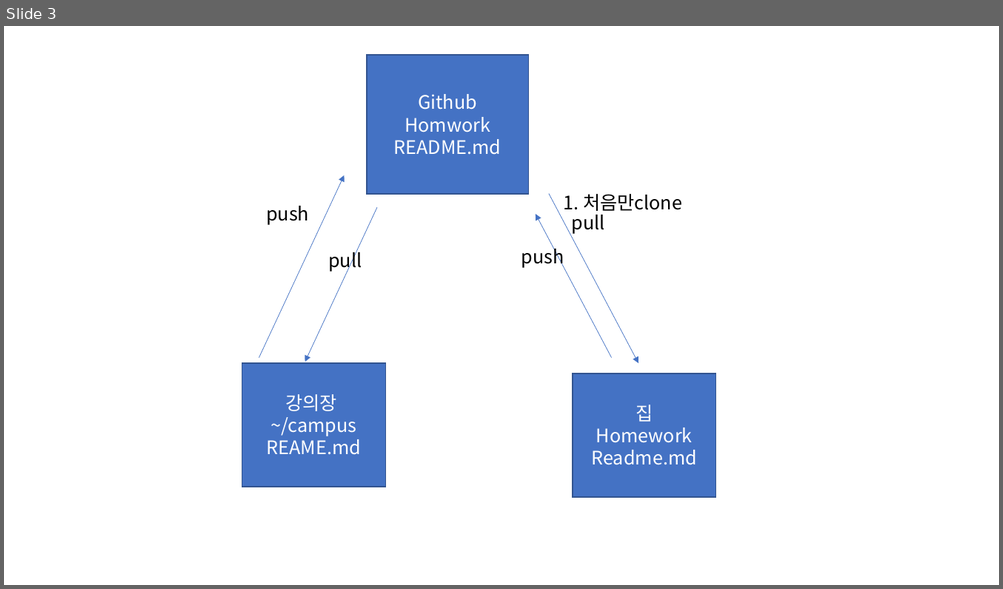
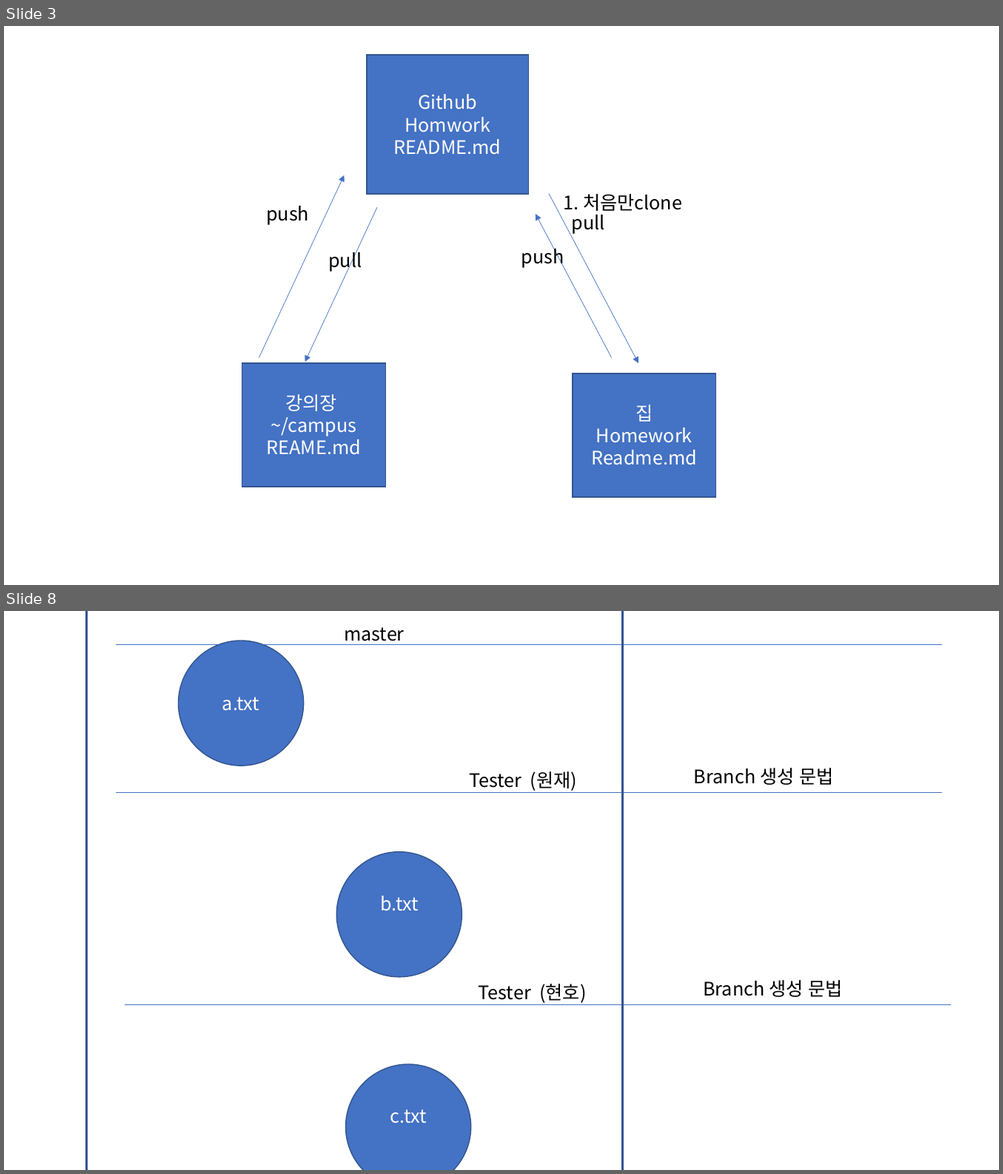
Before and after one commit to adak0102/Githubnote, a slide deck: 프레젠테이션1.pptx. Shown one above the other, each under a label of ours: slide 3 before the commit, slides 3 and 8 after it; the slides between them are not shown. The pictures are 1003x589 and 1003x1174 pixels, drawn with LibreOffice and Linux fonts; fonts in the diff are those of the drawing. Boxes give left, top, right and bottom in pixels: in the first picture for what was removed or moved away, otherwise in the second. Text is boxed around its words. In the diff, an @@ line names an element or a change of style, - is before the commit and + after.

```diff
--- a/프레젠테이션1.pptx
+++ b/프레젠테이션1.pptx
@@ slide 8 added at [4, 611, 999, 1170], background #FFFFFF @@
@@ rectangle added at [86, 611, 623, 1170], outline #325491 2.5 pt @@
@@ text added at [344, 627, 404, 645], 18 pt, text #000000 @@
+master
@@ line added from (116, 644) to (942, 644), #4472C4 0.5 pt @@
@@ ellipse added at [179, 641, 304, 766], fill #4472C4, outline #325491 1 pt, 18 pt, text #FFFFFF @@
+a.txt
@@ text added at [469, 772, 577, 791], 18 pt, text #000000 @@
+Tester (원재)
@@ text added at [694, 768, 833, 785], 18 pt, text #000000 @@
+Branch 생성 문법
@@ line added from (116, 792) to (942, 792), #4472C4 0.5 pt @@
@@ ellipse added at [337, 852, 462, 977], fill #4472C4, outline #325491 1 pt, 18 pt, text #FFFFFF @@
+b.txt
@@ text added at [478, 984, 586, 1003], 18 pt, text #000000 @@
+Tester (현호)
@@ text added at [703, 980, 842, 997], 18 pt, text #000000 @@
+Branch 생성 문법
@@ line added from (125, 1005) to (950, 1005), #4472C4 0.5 pt @@
@@ ellipse added at [346, 1065, 471, 1170], fill #4472C4, outline #325491 1 pt, 18 pt, text #FFFFFF @@
+c.txt
```
Also in this commit, not shown: 9 other slides added, 3 other files.
